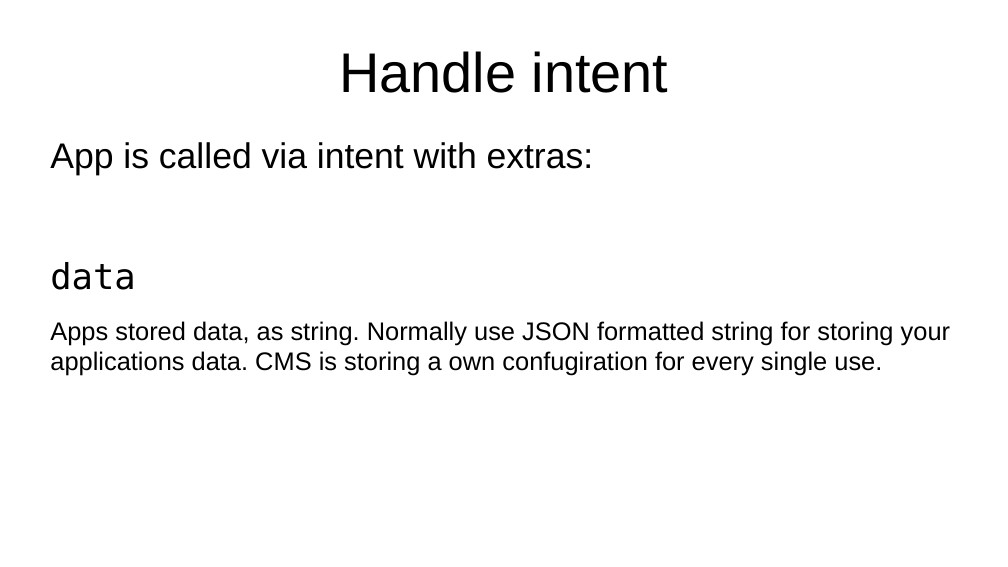
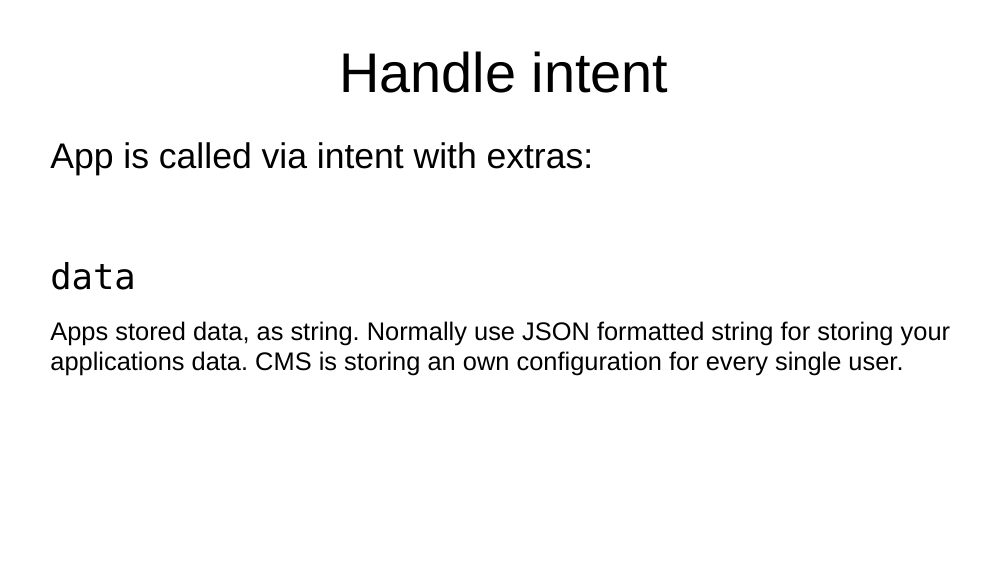
Before and after one commit to hanneseilers/PepperCMSBundle, a slide deck: slide 13 of doc/implementing pepper apps.odp. Drawn at 1008x567 pixels with LibreOffice and Linux fonts; fonts in the diff are those of the drawing. Boxes give left, top, right and bottom in pixels: in the first picture for what was removed or moved away, otherwise in the second. Text is boxed around its words. In the diff, an @@ line names an element or a change of style, - is before the commit and + after.

```diff
--- a/doc/implementing pepper apps.odp
+++ b/doc/implementing pepper apps.odp
@@ text at [50,321,950,376]: text changed @@
-Apps stored data, as string. Normally use JSON formatted string for storing your applications data. CMS is storing a own confugiration for every single use.
+Apps stored data, as string. Normally use JSON formatted string for storing your applications data. CMS is storing an own configuration for every single user.
```
Also in this commit, not shown: 3 other slides changed, 5 other files.
